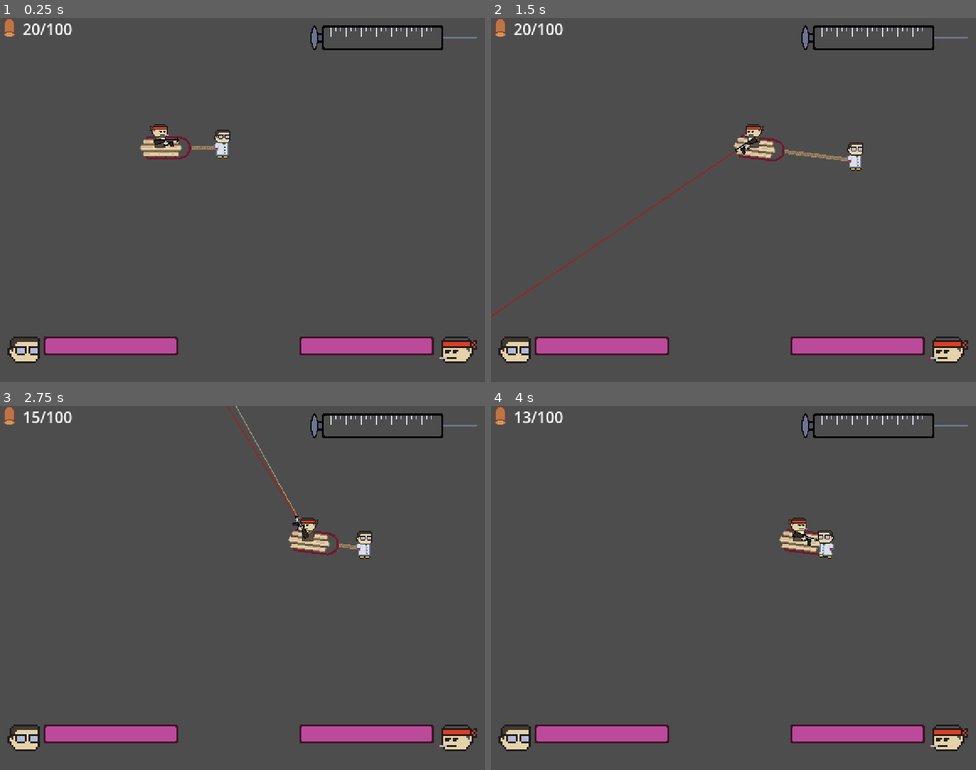
Above: before the commit, frames 1-4 (two rows, left to right).
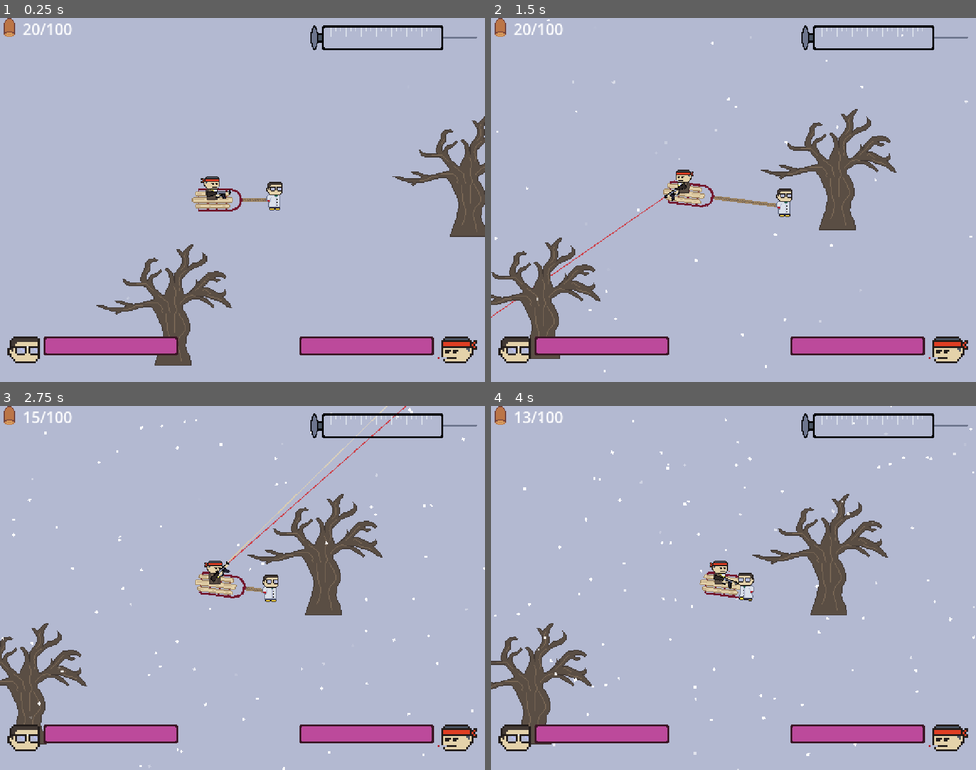
Above: after the commit, the same moments.

Repository: delano-vevo/antigenic-shift
Game: Godot game, scene res://Main.tscn
The game is run twice, just before and just after one commit, with the same random seed, the same clock (stepped at 60 frames per second) and the same inputs.
Inputs (mouse positions are in pixels of both pictures, inside the frame that each line leads up to):
- Up to frame 1 (0.25 s): no input
- Up to frame 2 (1.5 s): tap Enter at 0.5 s; move the mouse to (840, 181) at 0.52 s; press the mouse at (840, 181) at 0.53 s; hold D (move_right) 0.53-1.28 s; move the mouse to (636, 218) at 1.27 s; release the mouse at (636, 218) at 1.28 s; hold S (move_down) from 1.28 s (still down); tap Space (shift_player) at 1.35 s
- Up to frame 3 (2.75 s): click (145, 606) at 1.55 s; move the mouse to (291, 507) at 2.02 s; release S (move_down) at 2.03 s; press the mouse at (291, 507) at 2.03 s; hold D (move_right) from 2.03 s (still down)
- Up to frame 4 (4 s): move the mouse to (709, 660) at 2.77 s; release D (move_right) at 2.78 s; release the mouse at (709, 660) at 2.78 s; hold W (move_up) 2.78-3.53 s; click (709, 660) at 2.85 s; move the mouse to (879, 642) at 3.52 s; press the mouse at (879, 642) at 3.53 s; hold A (move_left) from 3.53 s (still down); tap Space (shift_player) at 3.6 s

The runs differ from the first frame. In frame 1, 92% of the frame differs, in the area x 0-100%, y 0-100%; in frame 2, 92%; in frame 3, 93%; in frame 4, 92%.

Commit message:
Implemented basic environmental objects and obstacles with VFX when shot

Diff:
--- a/Entities/Enemies/enemy.gd
+++ b/Entities/Enemies/enemy.gd
@@ -1,6 +1,9 @@
 class_name Enemy
 extends Entity
 ## This class implements core behaviors and properties for the game's zombies
+
+## Preloads
+@onready var blood_particles_tscn: PackedScene = preload("res://VFX/BloodParticles.tscn")
 
 ## Editor nodes
 @export var sprite: Sprite2D
@@ -16,7 +19,12 @@
 
 ## Called from gunshot.gd when this is struck by a bullet; all enemies should have
 ## at least this basic functionality for reacting to gunshots
-func get_shot(gunshot: Gunshot) -> void:
+func get_shot(gunshot: Gunshot, collision_point: Vector2) -> void:
+	# Do blood VFX based on collision point and whatnot
+	var blood_part = blood_particles_tscn.instantiate()
+	blood_part.global_position = global_position
+	blood_part.rotation = gunshot.global_position.direction_to(global_position).angle()
+	get_tree().get_current_scene().add_child(blood_part)
 	# The simplest possible "take-damage-then-die" effect
 	# Apply damage damping from damage_resist trait
 	take_damage(gunshot.damage_amt)
--- a/Entities/Player/Gunner/Gunner.tscn
+++ b/Entities/Player/Gunner/Gunner.tscn
@@ -127,7 +127,7 @@
 offset = Vector2(-0.5, -12.5)
 
 [node name="RifleSprite" type="Sprite2D" parent="." unique_id=495237489]
-z_index = 2
+z_index = 1
 position = Vector2(-1.5, -8.5)
 texture = ExtResource("3_wshob")
 offset = Vector2(9, 3)
--- a/Entities/Player/Gunner/gunshot.gd
+++ b/Entities/Player/Gunner/gunshot.gd
@@ -42,7 +42,7 @@
 		# Apply effects to the hit node
 		# The hit object MUST have implemented the method get_shot() in order for this to have an effect
 		if (hit.has_method("get_shot")):
-			hit.get_shot(self)
+			hit.get_shot(self, shoot_ray.get_collision_point())
 		# TODO: maybe add an 'else' here with some kind of default particles/behavior?
 		# Delete this node and indicate success
 		return true
--- /dev/null
+++ b/Environment/SpookyTree.tscn
@@ -0,0 +1,52 @@
+[gd_scene format=3 uid="uid://prhhivb3hdu0"]
+
+[ext_resource type="Script" uid="uid://c2omkiwfdp17i" path="res://Environment/environment_object.gd" id="1_vfusy"]
+[ext_resource type="Texture2D" uid="uid://jyil8ppq0t24" path="res://Environment/Assets/spooky_tree.png" id="2_jxtp0"]
+
+[sub_resource type="Gradient" id="Gradient_jxtp0"]
+offsets = PackedFloat32Array(0, 0.65536726, 1)
+colors = PackedColorArray(0.89411765, 0.8235294, 0.6666667, 1, 0.3529412, 0.30588236, 0.26666668, 1, 0.3529412, 0.30588236, 0.26666668, 0)
+
+[sub_resource type="GradientTexture1D" id="GradientTexture1D_jxtp0"]
+gradient = SubResource("Gradient_jxtp0")
+
+[sub_resource type="ParticleProcessMaterial" id="ParticleProcessMaterial_trn2v"]
+particle_flag_disable_z = true
+angle_min = -720.0
+angle_max = 720.0
+spread = 180.0
+initial_velocity_min = 82.97
+initial_velocity_max = 165.95999
+gravity = Vector3(0, 0, 0)
+linear_accel_min = -89.63
+linear_accel_max = -72.2
+damping_min = 18.257
+damping_max = 24.896002
+color_ramp = SubResource("GradientTexture1D_jxtp0")
+
+[sub_resource type="CapsuleShape2D" id="CapsuleShape2D_jxtp0"]
+height = 36.0
+
+[node name="SpookyTree" type="StaticBody2D" unique_id=1411922807 node_paths=PackedStringArray("hit_particles")]
+collision_layer = 2
+collision_mask = 7
+script = ExtResource("1_vfusy")
+hit_particles = NodePath("HitParticles")
+metadata/_custom_type_script = "uid://c2omkiwfdp17i"
+
+[node name="Sprite2D" type="Sprite2D" parent="." unique_id=583890153]
+texture = ExtResource("2_jxtp0")
+offset = Vector2(-8, -64)
+
+[node name="HitParticles" type="GPUParticles2D" parent="." unique_id=1258201960]
+z_index = 5
+emitting = false
+amount = 32
+lifetime = 0.3
+one_shot = true
+explosiveness = 1.0
+process_material = SubResource("ParticleProcessMaterial_trn2v")
+
+[node name="CollisionShape2D" type="CollisionShape2D" parent="." unique_id=2145558892]
+position = Vector2(2, -19)
+shape = SubResource("CapsuleShape2D_jxtp0")
--- /dev/null
+++ b/Environment/environment_object.gd
@@ -0,0 +1,18 @@
+class_name EnvironmentObject
+extends StaticBody2D
+## Defines the basic logic for an object in the environment, e.g. a tree or a car
+
+## Editor nodes
+@export var hit_particles: GPUParticles2D ## Used to do VFX when this object is shot with a bullet
+
+## Called when the object is hit by a Gunshot; base behavior is to just emit a few
+## particles if a hit_particle system is defined
+func get_shot(gunshot: Gunshot, collision_point: Vector2) -> void:
+	if (hit_particles != null):
+		## Duplicate the existing one-shot particles node to allow for multiple simultaneous FX
+		var new_part: GPUParticles2D = hit_particles.duplicate()
+		add_child(new_part)
+		## Emit particles from this GPUParticles node at the collision point
+		# TODO: this DESPERATELY needs some kind of garbage collection!
+		new_part.global_position = collision_point
+		new_part.emitting = true
--- a/Main.tscn
+++ b/Main.tscn
@@ -6,12 +6,38 @@
 [ext_resource type="PackedScene" uid="uid://yv6c1tgprboc" path="res://Entities/Player/Sled.tscn" id="4_fos0i"]
 [ext_resource type="PackedScene" uid="uid://sellsa1gwmv2" path="res://Entities/Player/Gunner/Gunner.tscn" id="5_fos0i"]
 [ext_resource type="PackedScene" uid="uid://cepa6r8alwr13" path="res://GUI/GUI.tscn" id="7_lgr22"]
+[ext_resource type="PackedScene" uid="uid://prhhivb3hdu0" path="res://Environment/SpookyTree.tscn" id="8_03owx"]
 [ext_resource type="PackedScene" uid="uid://ps8vlpkd231c" path="res://Entities/Enemies/ViralStrains/ViralStrain1.tscn" id="8_trn2v"]
 
-[node name="Main" type="Node2D" unique_id=835620412 node_paths=PackedStringArray("player_controller", "gui", "viral_strains")]
+[sub_resource type="Gradient" id="Gradient_lgr22"]
+offsets = PackedFloat32Array(0.011299435, 0.14124294, 0.59322035, 1)
+colors = PackedColorArray(1, 1, 1, 0, 1, 1, 1, 1, 1, 1, 1, 1, 1, 1, 1, 0)
+
+[sub_resource type="GradientTexture1D" id="GradientTexture1D_lgr22"]
+gradient = SubResource("Gradient_lgr22")
+
+[sub_resource type="ParticleProcessMaterial" id="ParticleProcessMaterial_lgr22"]
+particle_flag_disable_z = true
+emission_shape = 3
+emission_box_extents = Vector3(512, 368, 1)
+angle_min = 1.0728835e-05
+angle_max = 720.0
+initial_velocity_min = 53.94
+initial_velocity_max = 82.979996
+gravity = Vector3(0, 20, 0)
+damping_min = 5.8090005
+damping_max = 10.7890005
+scale_min = 2.0
+scale_max = 3.0
+color_ramp = SubResource("GradientTexture1D_lgr22")
+
+[node name="Main" type="Node2D" unique_id=835620412 node_paths=PackedStringArray("player_controller", "gui", "snow_particles", "game_camera", "viral_strains")]
+y_sort_enabled = true
 script = ExtResource("1_glv2v")
 player_controller = NodePath("PlayerController")
 gui = NodePath("GUILayer/GUI")
+snow_particles = NodePath("Camera2D/SnowParticles")
+game_camera = NodePath("Camera2D")
 viral_strains = [NodePath("ViralStrain1")]
 
 [node name="PlayerController" parent="." unique_id=279444740 node_paths=PackedStringArray("scientist", "gunner", "sled") instance=ExtResource("2_uu6xs")]
@@ -23,7 +49,13 @@
 sled_accel = 400.0
 
 [node name="Camera2D" type="Camera2D" parent="." unique_id=724756508]
-anchor_mode = 0
+
+[node name="SnowParticles" type="GPUParticles2D" parent="Camera2D" unique_id=1498302365]
+z_index = 10
+emitting = false
+amount = 500
+lifetime = 5.0
+process_material = SubResource("ParticleProcessMaterial_lgr22")
 
 [node name="Scientist" parent="." unique_id=800071096 instance=ExtResource("3_cm0pq")]
 position = Vector2(234, 137)
@@ -40,6 +72,12 @@
 
 [node name="ViralStrain1" parent="." unique_id=1554667474 instance=ExtResource("8_trn2v")]
 
+[node name="SpookyTree" parent="." unique_id=1411922807 instance=ExtResource("8_03owx")]
+position = Vector2(128, 312)
+
+[node name="SpookyTree2" parent="." unique_id=1617440657 instance=ExtResource("8_03owx")]
+position = Vector2(440, 176)
+
 [connection signal="hp_get" from="Scientist" to="." method="_on_player_hp_get"]
 [connection signal="xp_get" from="Scientist" to="." method="_on_player_xp_get"]
 [connection signal="ammo_changed" from="Sled/Gunner" to="." method="_on_gunner_ammo_changed"]
--- /dev/null
+++ b/VFX/BloodParticles.tscn
@@ -0,0 +1,46 @@
+[gd_scene format=3 uid="uid://ct5kr6fke10lu"]
+
+[ext_resource type="Texture2D" uid="uid://6wds7uc1jis6" path="res://VFX/Assets/blood_particles.png" id="1_ewhc2"]
+[ext_resource type="Script" uid="uid://c5ue550m0h13g" path="res://VFX/blood_particles.gd" id="2_fgvpv"]
+
+[sub_resource type="CanvasItemMaterial" id="CanvasItemMaterial_lxfrf"]
+particles_animation = true
+particles_anim_h_frames = 4
+particles_anim_v_frames = 1
+particles_anim_loop = false
+
+[sub_resource type="ParticleProcessMaterial" id="ParticleProcessMaterial_lxfrf"]
+particle_flag_disable_z = true
+angle_min = -95.59999
+angle_max = 113.500015
+spread = 20.0
+flatness = 0.545
+initial_velocity_min = 95.439995
+initial_velocity_max = 161.81
+gravity = Vector3(0, 0, 0)
+linear_accel_min = -100.0
+linear_accel_max = -91.7
+damping_min = 71.369
+damping_max = 85.477005
+scale_min = 0.79999995
+scale_max = 1.1999999
+anim_offset_max = 1.0
+turbulence_noise_strength = 3.75
+turbulence_influence_min = 0.025
+turbulence_influence_max = 0.085
+turbulence_initial_displacement_min = -31.699999
+turbulence_initial_displacement_max = 49.000004
+
+[node name="BloodParticles" type="GPUParticles2D" unique_id=1897020543]
+z_index = -2
+material = SubResource("CanvasItemMaterial_lxfrf")
+emitting = false
+amount = 12
+texture = ExtResource("1_ewhc2")
+lifetime = 2.0
+one_shot = true
+explosiveness = 1.0
+process_material = SubResource("ParticleProcessMaterial_lxfrf")
+script = ExtResource("2_fgvpv")
+
+[connection signal="finished" from="." to="." method="_on_finished"]
--- /dev/null
+++ b/VFX/blood_particles.gd
@@ -0,0 +1,8 @@
+extends GPUParticles2D
+
+func _ready() -> void:
+	emitting = true
+
+func _on_finished() -> void:
+	# TODO: draw this to the persistent blood viewport before deleting!
+	queue_free()
--- a/main.gd
+++ b/main.gd
@@ -7,6 +7,8 @@
 ## Editor nodes
 @export var player_controller: Node2D
 @export var gui: Control
+@export var snow_particles: GPUParticles2D
+@export var game_camera: Camera2D
 
 ## Gameplay variables
 @export var viral_strains: Array[ViralStrain]
@@ -15,14 +17,32 @@
 
 ## Initialize the game
 func _ready() -> void:
+	# Set the world clear color to a nice snowy blue-white
+	RenderingServer.set_default_clear_color(Color("b3b9d1"))
+	snow_particles.emitting = true
+	# Initialize the UI elements
 	update_ammo_counter()
 	_on_player_hp_get()
 
 ## Game loop
 func _process(delta: float) -> void:
+	# Invoke the camera controller
+	camera_control()
+	# Parse debug inputs
 	if (Input.is_action_just_pressed("debug_1")):
 		var nz = spawn_zombie()
 		nz.global_position = get_global_mouse_position()
+
+## Handles the camera control, calculating the best camera position & zoom by aggregating
+## onscreen entities (and maybe even level data eventually)
+func camera_control() -> void:
+	# Find the midpoint between the two player objects
+	# For now this lerps to the exact midpoint, but this could be weighted in the future
+	# to bias towards whichever Player controller is currently active
+	# This is a little bit vomity already with the sled physics :x
+	var cam_targ = player_controller.scientist.global_position.lerp(player_controller.gunner.global_position, 0.5)
+	# Apply calculated target to actual camera position
+	game_camera.global_position = cam_targ
 
 ## Determines the nearest player entity (between gunner & scientist) to a specific
 ## GLOBAL position within world space and returns it (or null if an error is encountered)
Binary file added: Aseprite/environment mockup.aseprite
Binary file added: Aseprite/environment/spooky_tree.aseprite
Binary file added: Aseprite/environment/streetlight.aseprite
Binary file added: Aseprite/environment/truck.aseprite
Binary file added: Aseprite/particles/blood_particles.aseprite
Binary file added: Environment/Assets/spooky_tree.png
Not shown, added: Environment/Assets/spooky_tree.png.import
Binary file added: Environment/Assets/streetlight.png
Not shown, added: Environment/Assets/streetlight.png.import
Binary file added: Environment/Assets/truck.png
Not shown, added: Environment/Assets/truck.png.import
Not shown, added: Environment/environment_object.gd.uid
(and 3 more such lines)
